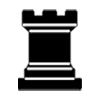
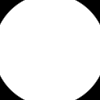
The second 100×100 image is a revision of the first. Changes to its layers:
added layer "Layer 2" above "Layer 1" over [0, 0, 100, 100]
hid "11.png" over [18, 9, 82, 91]
